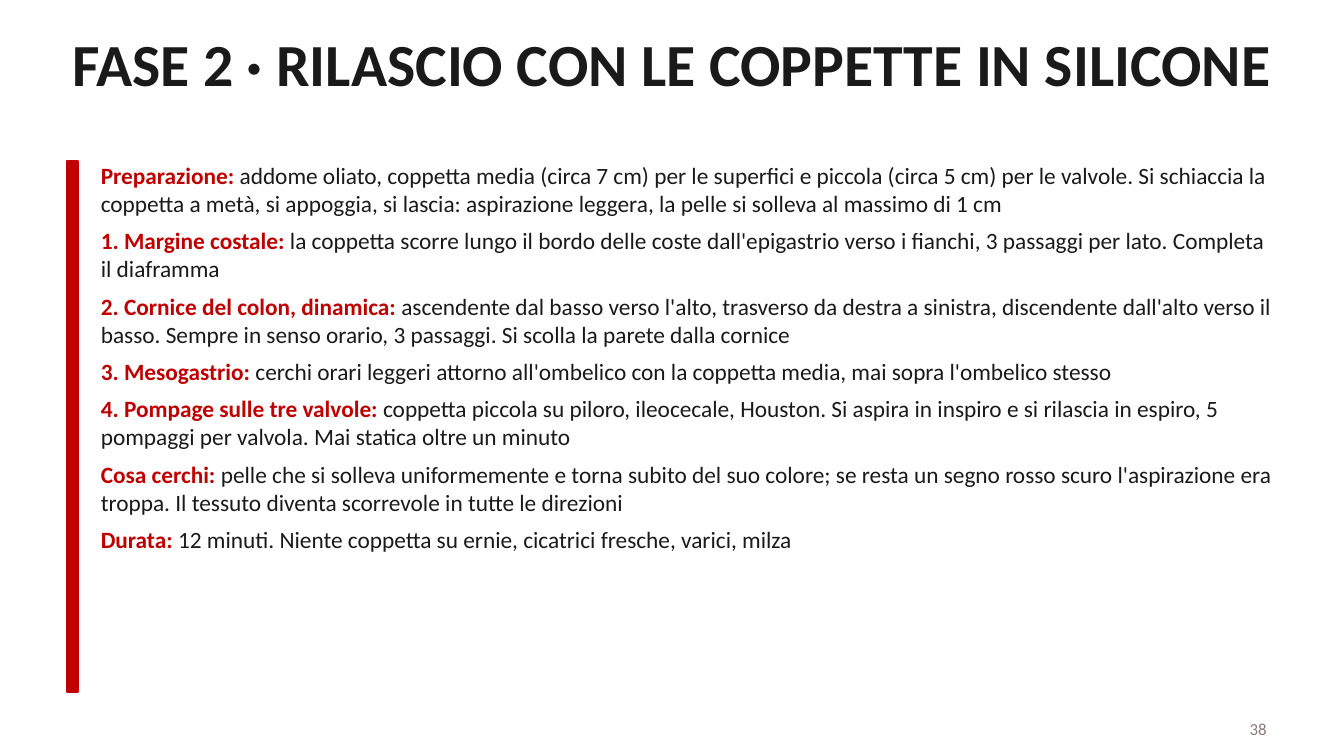
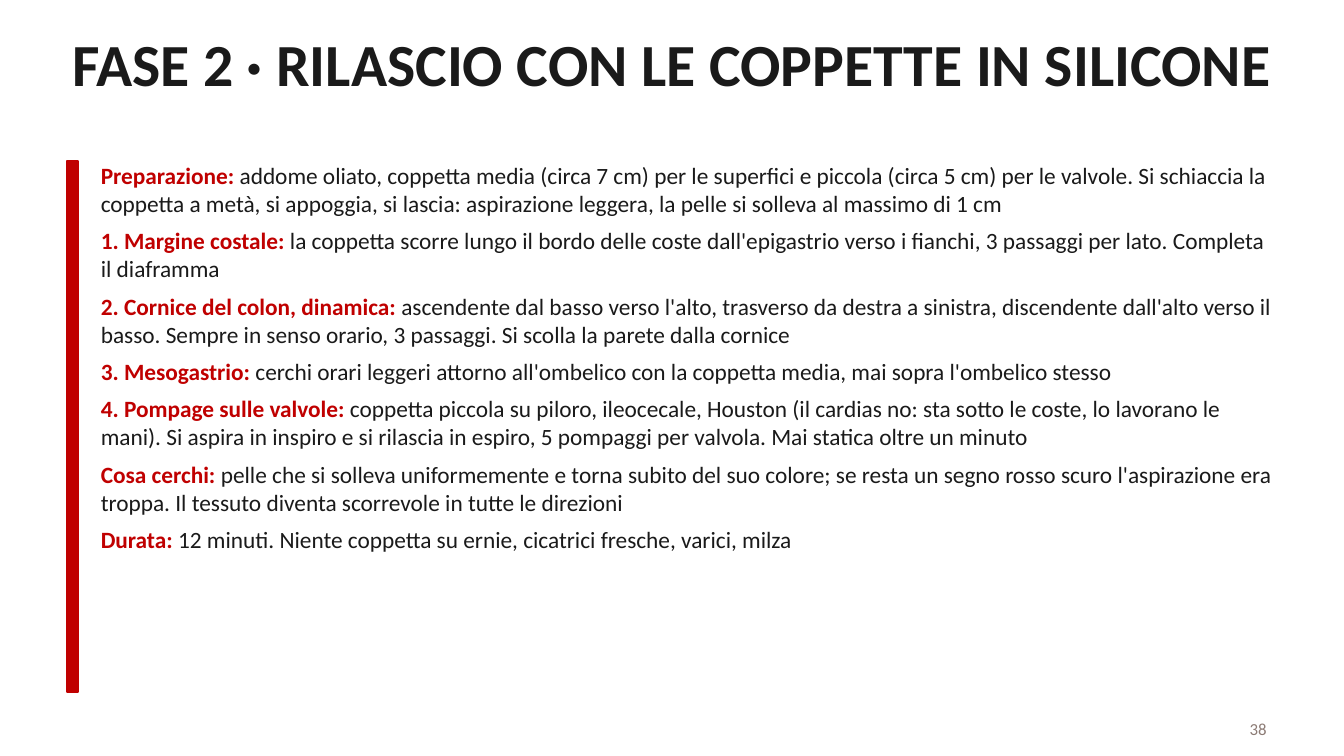
Before and after one commit to davidemcb/kinesiologia-studio, a slide deck: slide 38 of formazione/dispense/viscerale-2-livello.pptx. Drawn at 1344x756 pixels with LibreOffice and Linux fonts; fonts in the diff are those of the drawing. Boxes give left, top, right and bottom in pixels: in the first picture for what was removed or moved away, otherwise in the second. Text is boxed around its words. In the diff, an @@ line names an element or a change of style, - is before the commit and + after.

```diff
--- a/formazione/dispense/viscerale-2-livello.pptx
+++ b/formazione/dispense/viscerale-2-livello.pptx
@@ text at (x1=101, y1=400, x2=1220, y2=449): text changed @@
-• 4. Pompage sulle tre valvole: coppetta piccola su piloro, ileocecale, Houston. Si aspira in inspiro e si rilascia in espiro, 5 pompaggi per valvola. Mai statica oltre un minuto
+• 4. Pompage sulle valvole: coppetta piccola su piloro, ileocecale, Houston (il cardias no: sta sotto le coste, lo lavorano le mani). Si aspira in inspiro e si rilascia in espiro, 5 pompaggi per valvola. Mai statica oltre un minuto
```
Also in this commit, not shown: 4 other slides changed.
